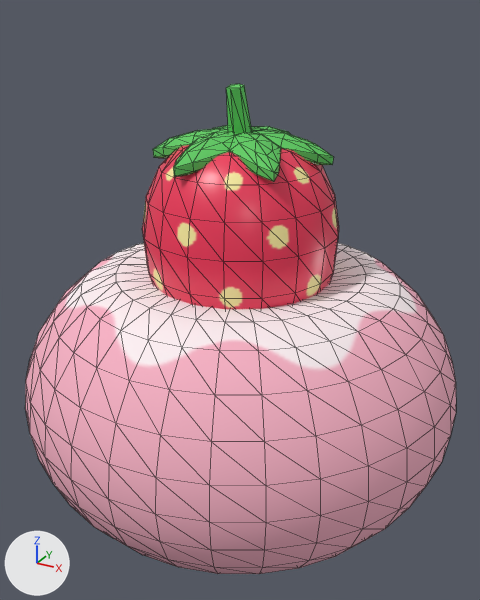
An edit to the glTF model RobloxDesserts/StrawberryDaifuku/StrawberryDaifuku.glb, drawn before and after from the same camera.
Camera for both pictures: a camera (50 mm lens) standing at (0.742, -1.353, 1.176) and looking at (0.011, -0.023, 0.511). The axes (+X, +Y, +Z) are drawn at lower left. The lights are the same throughout. The picture after the commit comes second. Mesh edges are drawn as thin lines. Vertices at exactly the same position are counted once.

The first picture shows 'StrawberryDaifuku'.
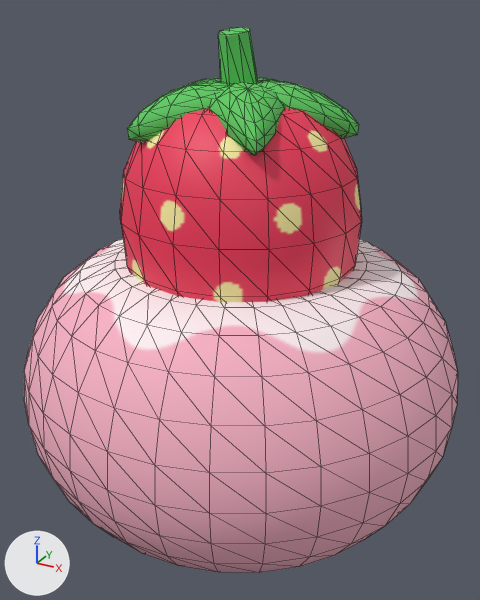
The edits, one by one:
In material 'Strawberry' (mat_strawberry), roughness goes from 0.35 to 0.55.
me_strawberrydaifuku is used by ob_strawberrydaifuku; location (0.0, 0.0, 0.0).
me_strawberrydaifuku had 898 vertices, 1760 faces and spanned x -0.55..0.55, y -0.55..0.55, z 0.0..1.023.
me_strawberrydaifuku now has 1068 vertices, 2104 faces and spans x -0.55..0.55, y -0.55..0.55, z 0.0..1.138.
me_strawberrydaifuku part 1: the loose piece of 200 vertices spanning x -0.234..0.234, y -0.237..0.237, z 0.267..0.916 is multiplied about its middle by the matrix ((1.214, 0.0, 0.0), (0.0, 1.214, 0.0), (0.0, 0.0, 1.214)), then moved by (0.0, 0.0, 0.023).
me_strawberrydaifuku part 2: a new loose piece of 74 vertices spanning x -0.026..0.252, y -0.067..0.111, z 0.91..1.031, in mat_leaf (picture img_leaf_color).
me_strawberrydaifuku part 3: a new loose piece of 74 vertices spanning x -0.249..0.026, y -0.065..0.113, z 0.91..1.031, in mat_leaf (picture img_leaf_color).
me_strawberrydaifuku part 4: a new loose piece of 74 vertices spanning x -0.161..0.047, y -0.211..0.038, z 0.91..1.031, in mat_leaf (picture img_leaf_color).
me_strawberrydaifuku part 5: a new loose piece of 74 vertices spanning x -0.047..0.155, y -0.215..0.036, z 0.91..1.031, in mat_leaf (picture img_leaf_color).
me_strawberrydaifuku part 6: a new loose piece of 16 vertices spanning x -0.045..0.045, y -0.063..0.044, z 0.984..1.138, in mat_leaf (picture img_leaf_color).
me_strawberrydaifuku part 7: the loose piece of 34 vertices spanning x -0.203..0.014, y -0.086..0.046, z 0.848..0.922 is deleted.
me_strawberrydaifuku part 8: the loose piece of 34 vertices spanning x -0.08..0.049, y -0.207..0.014, z 0.848..0.922 is deleted.
me_strawberrydaifuku part 9: 417 vertices removed from x -0.55..0.55, y -0.55..0.55, z 0.01..0.583; 417 vertices added at x -0.55..0.55, y -0.55..0.55, z 0.011..0.615.
me_strawberrydaifuku part 10: 148 vertices removed from x -0.156..0.203, y -0.144..0.207, z 0.848..1.023.
Other edits to the shape of me_strawberrydaifuku do not show in these pictures.

Where the change shows, as pixel boxes [x1, y1, x2, y2] in the pictures (480 x 600 px; the box of a moved part takes in the faces that stretch with it):
'StrawberryDaifuku', reshaped (11% taller): before [25, 84, 456, 574]; after [24, 27, 458, 573]
part 1 of me_strawberrydaifuku, moved or reshaped: before [142, 145, 339, 309]; after [120, 108, 362, 302]
part 2 of me_strawberrydaifuku, added (green): after [256, 80, 359, 139]
part 3 of me_strawberrydaifuku, added (mostly hidden): after [188, 78, 221, 85]
part 4 of me_strawberrydaifuku, added (green): after [127, 80, 228, 143]
part 5 of me_strawberrydaifuku, added (green): after [209, 82, 285, 155]
part 6 of me_strawberrydaifuku, added (green): after [218, 27, 258, 84]
part 7 of me_strawberrydaifuku, deleted (green): before [153, 128, 228, 159]
part 8 of me_strawberrydaifuku, deleted (green): before [173, 131, 237, 177]
part 9 of me_strawberrydaifuku, moved or reshaped: before [25, 243, 456, 574]; after [24, 238, 458, 573]
part 10 of me_strawberrydaifuku, deleted (green): before [213, 84, 333, 182]
